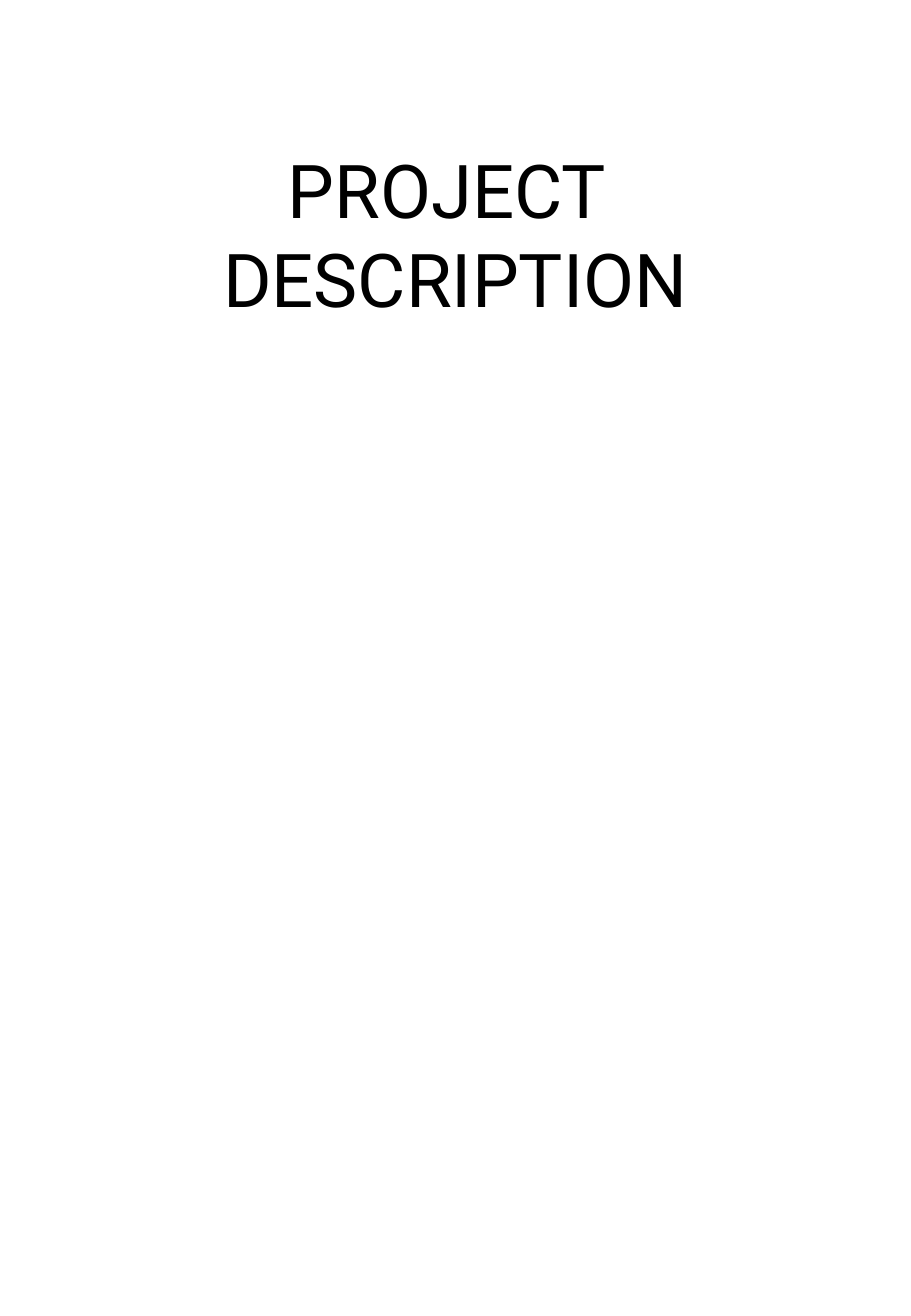
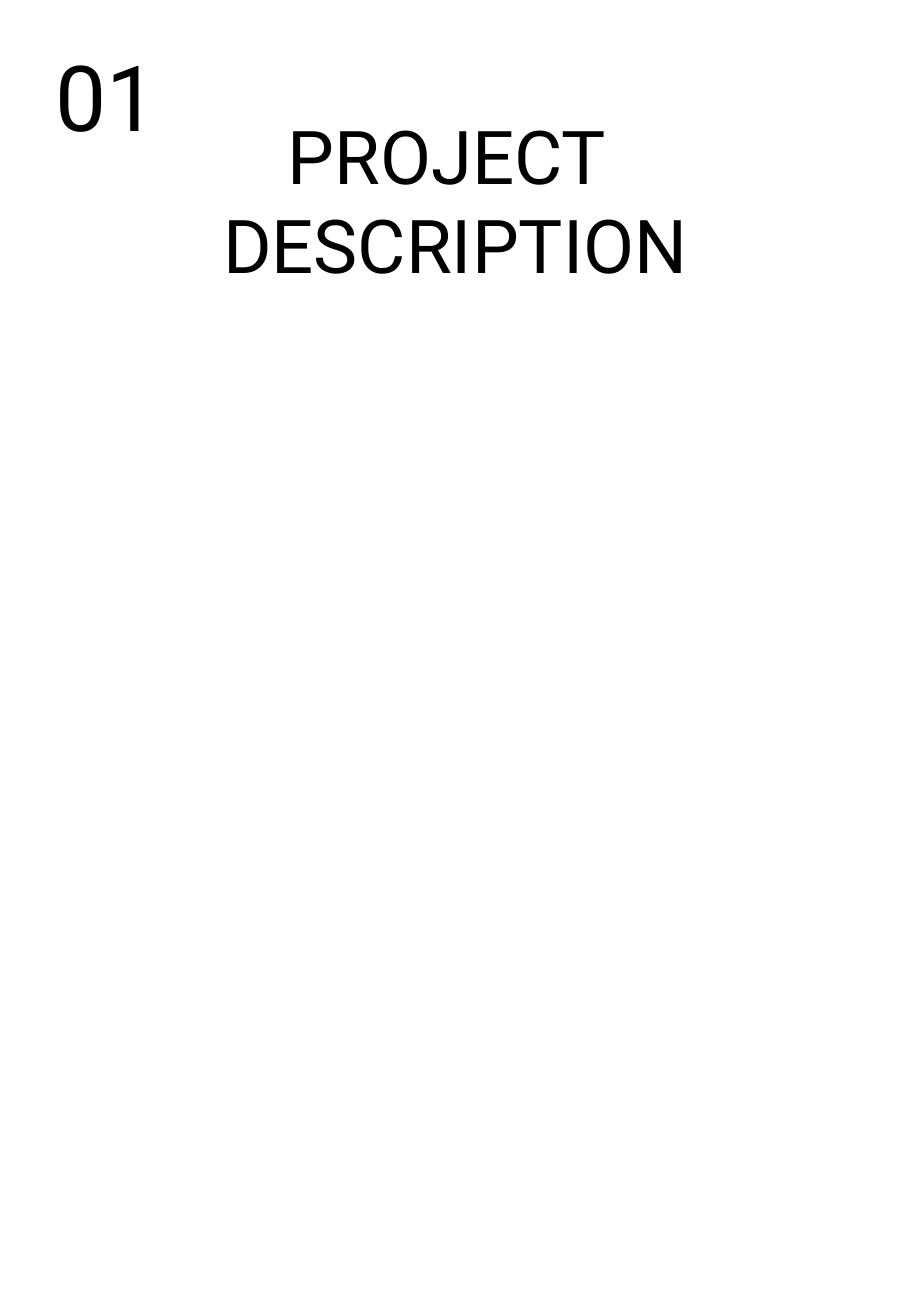
Before and after one commit to mtrung12/Movie_streaming_db, a slide deck: slide 4 of movie_stream_report.pptx. Drawn at 911x1316 pixels with LibreOffice and Linux fonts; fonts in the diff are those of the drawing. Boxes give left, top, right and bottom in pixels: in the first picture for what was removed or moved away, otherwise in the second. Text is boxed around its words. In the diff, an @@ line names an element or a change of style, - is before the commit and + after.

```diff
--- a/movie_stream_report.pptx
+++ b/movie_stream_report.pptx
@@ text added at box(56, 65, 158, 132), 54 pt, text #000000 @@
+01
@@ text "PROJECT DESCRIPTION": place and size @@
-text "PROJECT DESCRIPTION" at box(223, 164, 687, 308)
+text "PROJECT DESCRIPTION" at box(223, 130, 687, 274)
```
Also in this commit, not shown: 3 other slides changed, 2 slides added, 4 other files.
